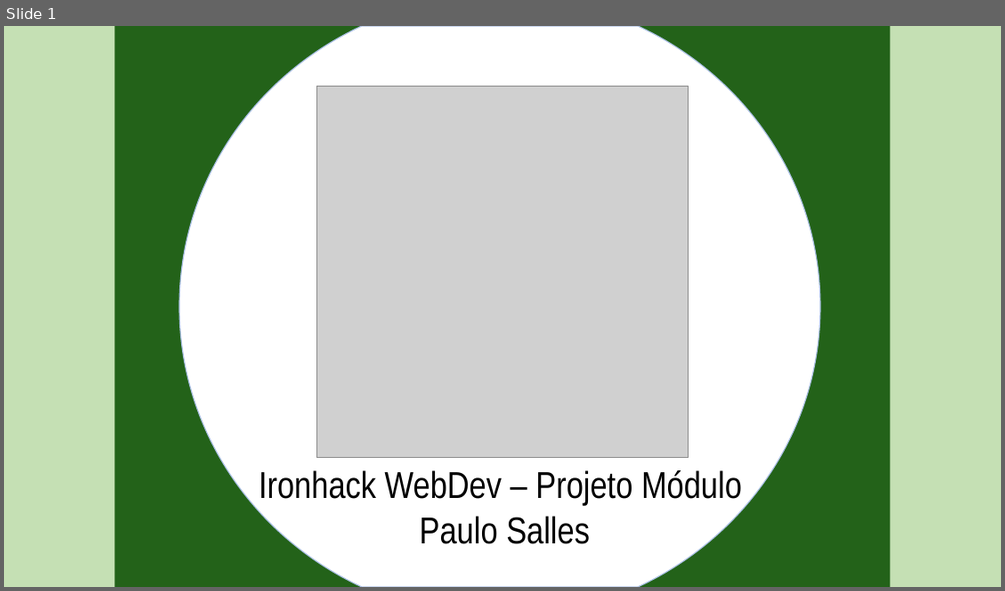
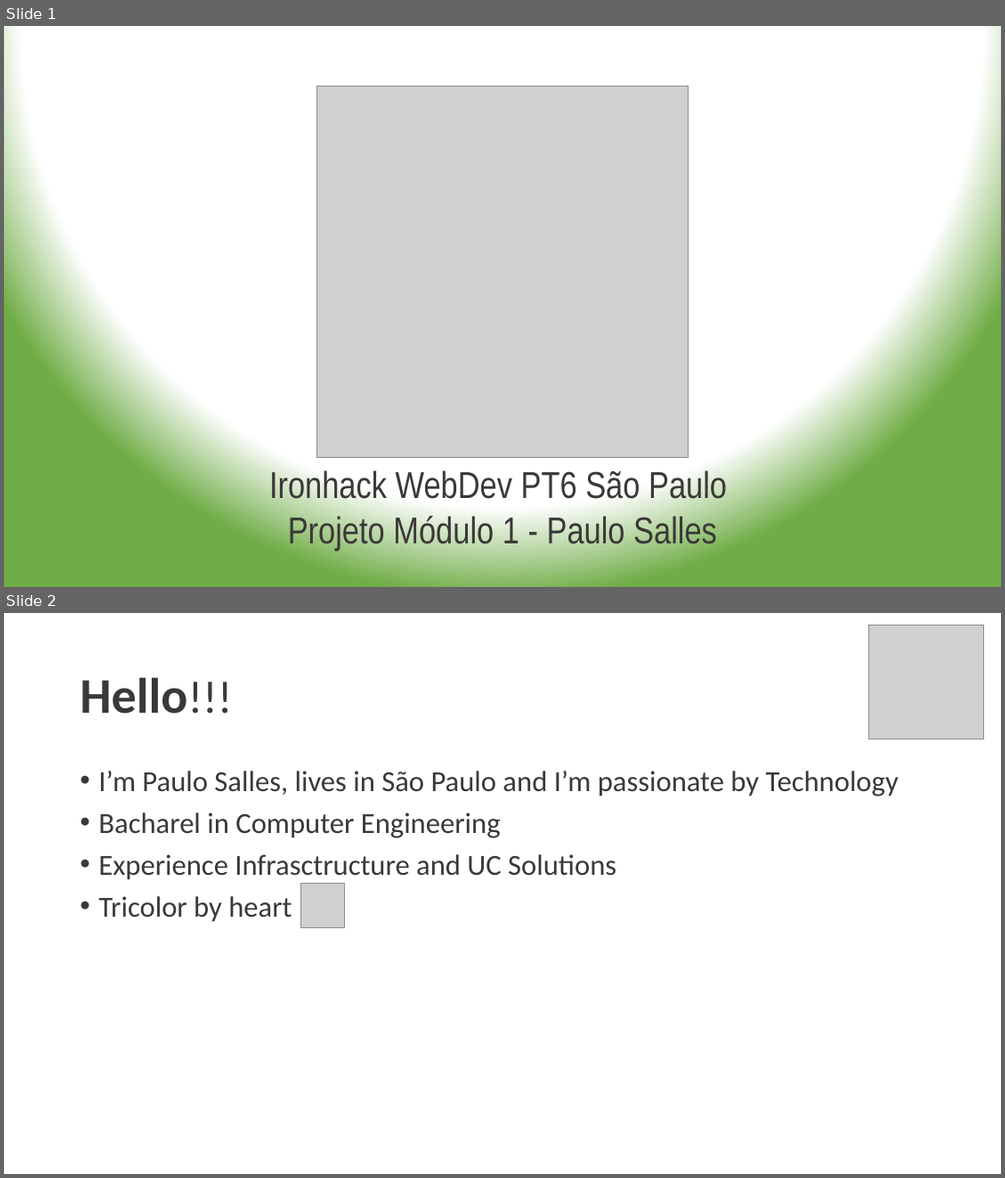
Before and after one commit to plsalles/project-module-1-truco, a slide deck: Presentation.pptx. Shown one above the other, each under a label of ours: slide 1 before the commit, slides 1 and 2 after it. The pictures are 1005x591 and 1005x1178 pixels, drawn with LibreOffice and Linux fonts; fonts in the diff are those of the drawing; grey boxes stand for pictures; background and template pictures are left out. Boxes give left, top, right and bottom in pixels: in the first picture for what was removed or moved away, otherwise in the second. Text is boxed around its words. In the diff, an @@ line names an element or a change of style, - is before the commit and + after.

```diff
--- a/Presentation.pptx
+++ b/Presentation.pptx
@@ slide 2 added at box(4, 613, 1001, 1174), background #FFFFFF @@
@@ picture added at box(869, 625, 984, 739) @@
@@ title added at box(80, 677, 187, 714), 48 pt, text #3B3838, bold @@
+Hello!!!
@@ text added at box(73, 763, 933, 1119), outline #FFFFFF 0.75 pt, 28 pt, text #3B3838 @@
+• I’m Paulo Salles, lives in São Paulo and I’m passionate by Technology
+• Bacharel in Computer Engineering
+• Experience Infrasctructure and UC Solutions
+• Tricolor by heart
@@ picture added at box(301, 884, 345, 928) @@
@@ slide 1 changed as well @@
@@ background picture (left out) to gradient #FFFFFF to #70AD47 @@
@@ rectangle removed at box(114, 26, 890, 587) @@
@@ freeform shape removed at box(179, 26, 821, 587) @@
@@ text at box(269, 467, 727, 551): text changed; text colour #000000 to #3B3838 @@
-Ironhack WebDev – Projeto Módulo
-Paulo Salles
+Ironhack WebDev PT6 São Paulo
+Projeto Módulo 1 - Paulo Salles
```
Also in this commit, not shown: 4 other slides changed, 2 other slides added, 1 slide removed, 2 other files.
